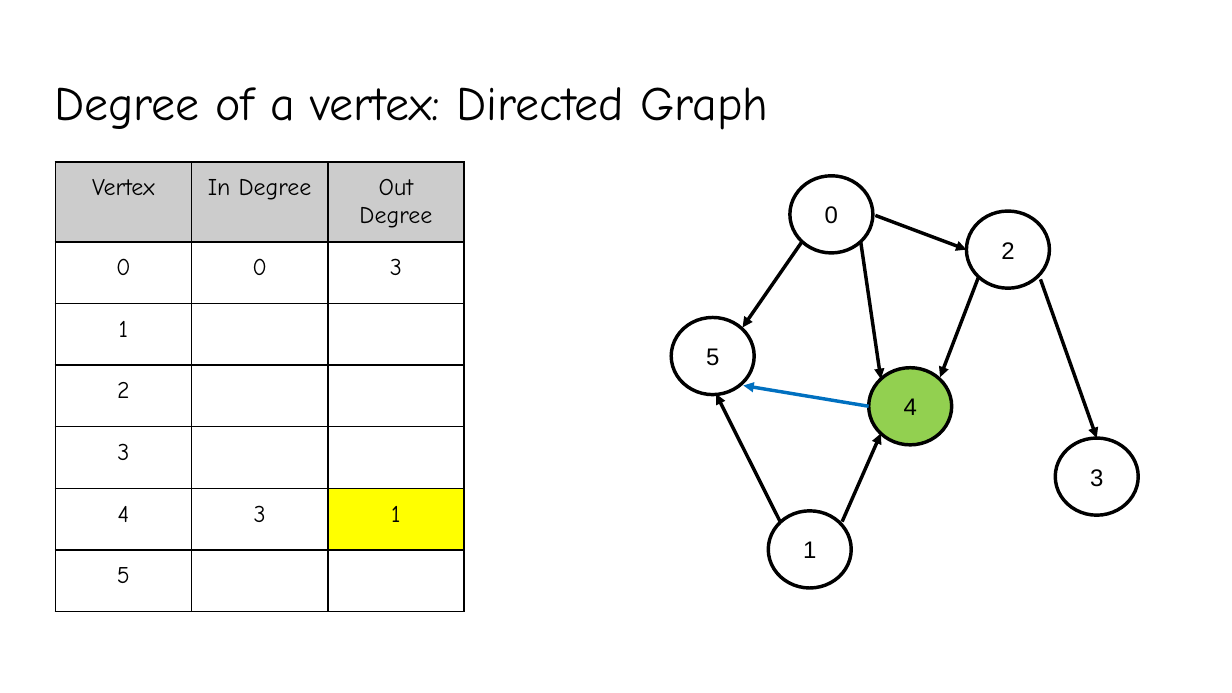
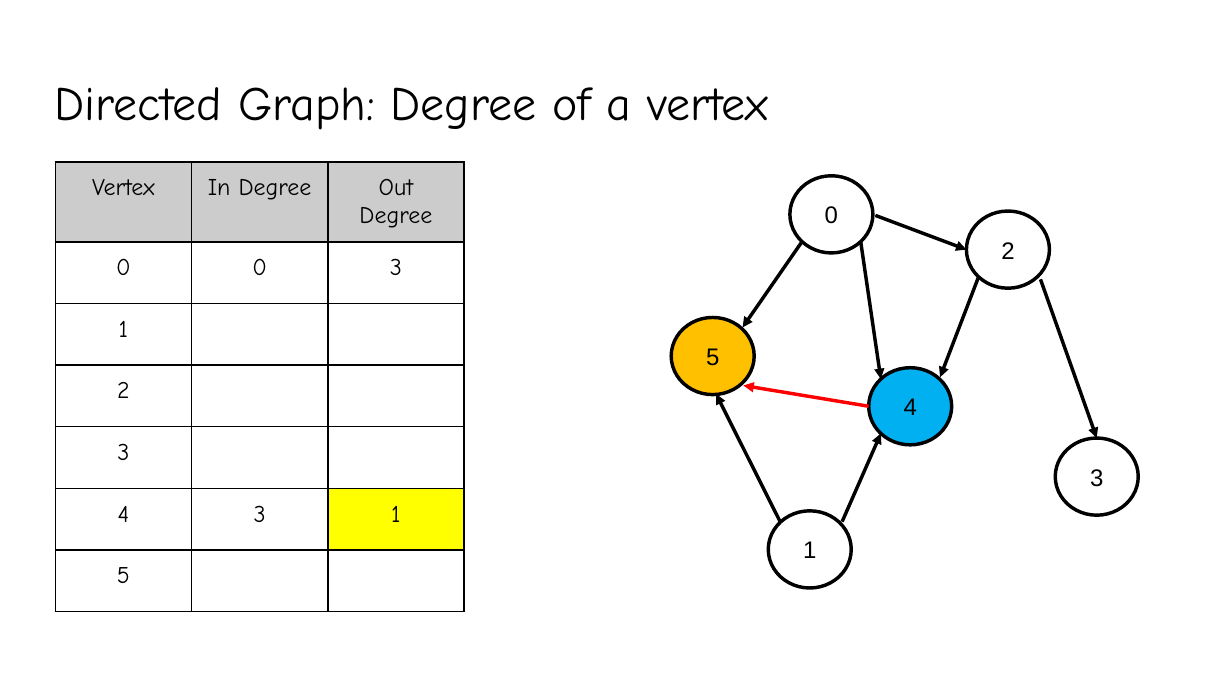
Before and after one commit to YeasirRayhanPrince/yeasirrayhanprince.github.io, a slide deck: slide 32 of cse106/slides/8.Graphs.pptx (slide 28 before the commit). Drawn at 1232x693 pixels with LibreOffice and Linux fonts; fonts in the diff are those of the drawing. Boxes give left, top, right and bottom in pixels: in the first picture for what was removed or moved away, otherwise in the second. Text is boxed around its words. In the diff, an @@ line names an element or a change of style, - is before the commit and + after.

```diff
--- a/cse106/slides/8.Graphs.pptx
+++ b/cse106/slides/8.Graphs.pptx
@@ title at [54, 87, 768, 130]: text changed @@
-Degree of a vertex: Directed Graph
+Directed Graph: Degree of a vertex
@@ ellipse "5" at [671, 318, 754, 395]: fill #FFFFFF to #FFC000 @@
@@ arrow (743, 386) - (869, 407): stroke #0070C0 2 pt to #FF0000 2 pt @@
@@ ellipse "4" at [869, 367, 951, 445]: fill #92D050 to #00B0F0 @@
```
Also in this commit, not shown: 32 other slides changed, 5 slides added, 3 other files.
